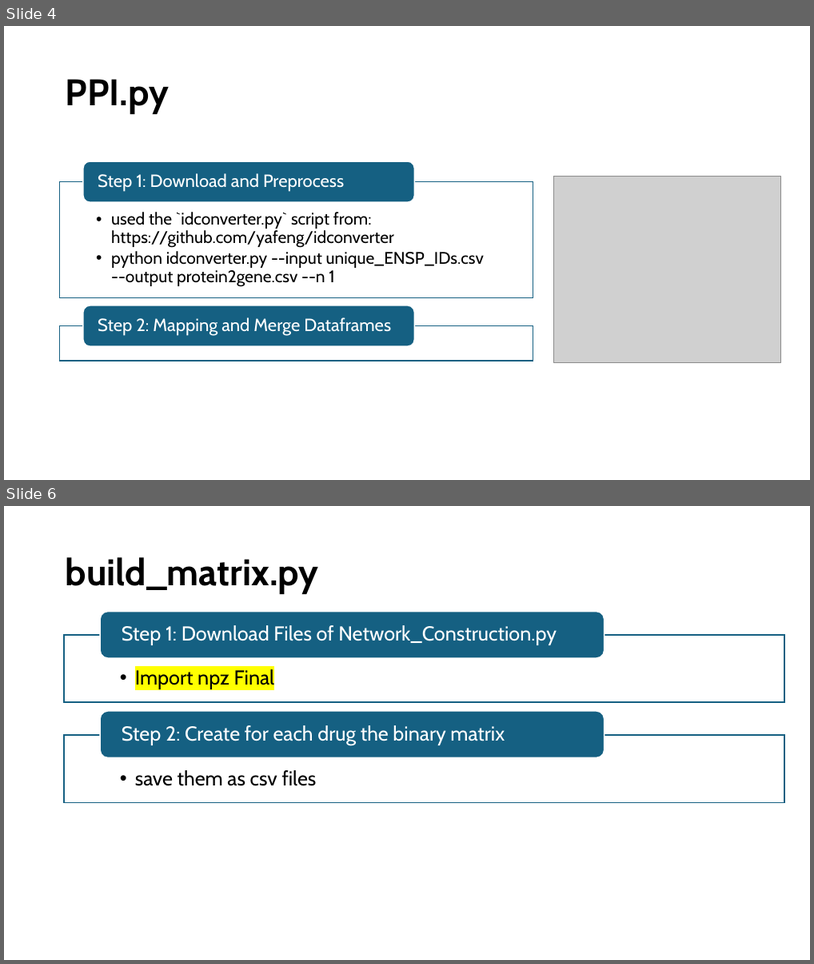
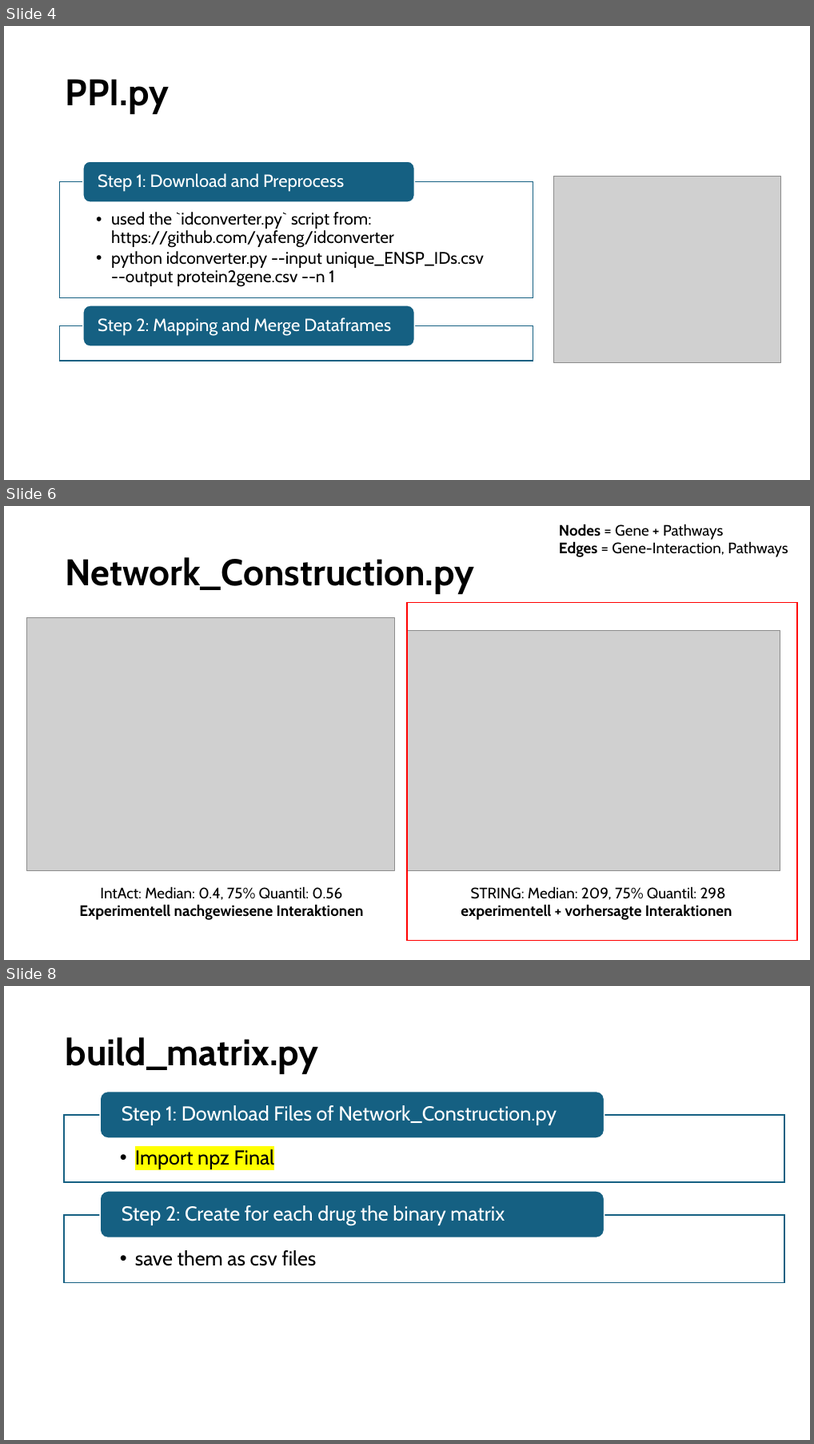
Before and after one commit to txm0324/Bachelor-Thesis, a slide deck: Overview_Network.pptx. Shown one above the other, each under a label of ours: slides 4 and 6 before the commit, slides 4, 6 and 8 after it; the slides between them are not shown. The pictures are 814x964 and 814x1444 pixels, drawn with LibreOffice and Linux fonts; fonts in the diff are those of the drawing; grey boxes stand for pictures. Boxes give left, top, right and bottom in pixels: in the first picture for what was removed or moved away, otherwise in the second. Text is boxed around its words. In the diff, an @@ line names an element or a change of style, - is before the commit and + after.

```diff
--- a/Overview_Network.pptx
+++ b/Overview_Network.pptx
@@ slide 6 added at [4, 506, 810, 960], background #FFFFFF @@
@@ text added at [559, 524, 789, 557], 18 pt, text #000000 @@
+Nodes = Gene + Pathways
+Edges = Gene-Interaction, Pathways
@@ title added at [66, 557, 474, 594], 44 pt, text #000000, bold @@
+Network_Construction.py
@@ picture added at [27, 618, 394, 870] @@
@@ rectangle added at [407, 602, 798, 940], outline #FF0000 1.5 pt @@
@@ picture added at [407, 631, 781, 870] @@
@@ text added at [79, 886, 364, 920], 18 pt, text #000000, bold @@
+IntAct: Median: 0.4, 75% Quantil: 0.56
+Experimentell nachgewiesene Interaktionen
@@ text added at [461, 886, 733, 920], 18 pt, text #000000, bold @@
+STRING: Median: 209, 75% Quantil: 298
+experimentell + vorhersagte Interaktionen
@@ what was slide 6 is now slide 8 @@
```
Also in this commit, not shown: 2 slides changed, 5 other slides added, 2 other files.
